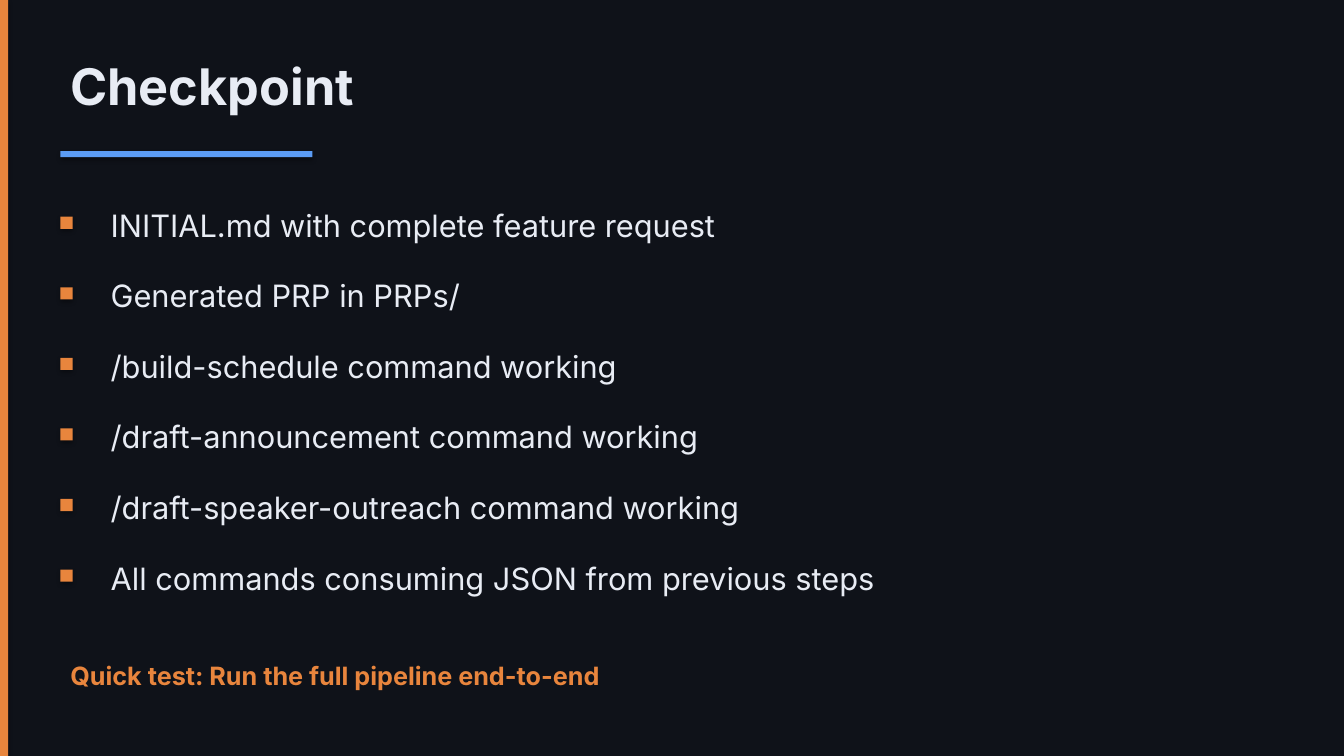
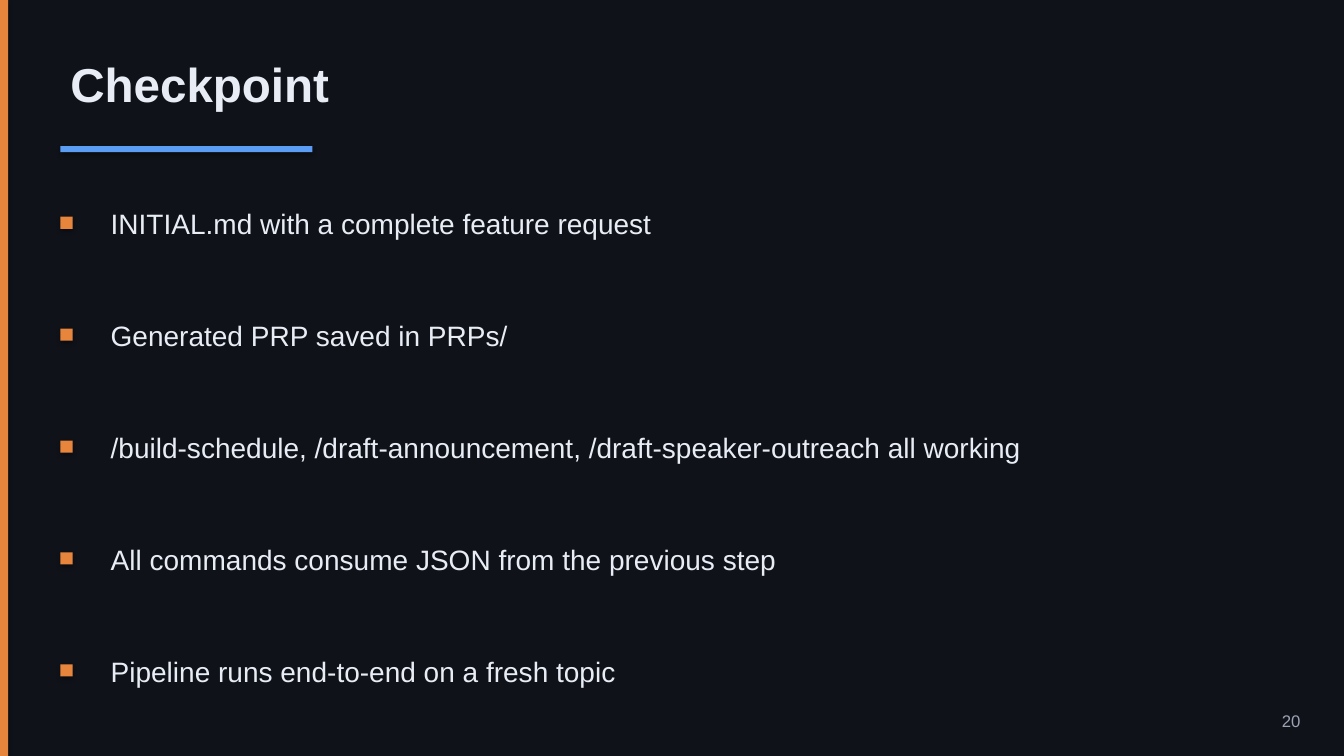
Before and after one commit to nickyeager/tucson-claude-code-meetup, a slide deck: slide 20 of slides/session-2-context-engineering.pptx. Drawn at 1344x756 pixels with LibreOffice and Linux fonts; fonts in the diff are those of the drawing. Boxes give left, top, right and bottom in pixels: in the first picture for what was removed or moved away, otherwise in the second. Text is boxed around its words. In the diff, an @@ line names an element or a change of style, - is before the commit and + after.

```diff
--- a/slides/session-2-context-engineering.pptx
+++ b/slides/session-2-context-engineering.pptx
@@ text "Checkpoint" at [70, 67, 329, 112]: size 36 to 34 pt, font Inter to Arial @@
@@ rectangle: place and size @@
-rectangle at [60, 151, 313, 157]
+rectangle at [60, 146, 313, 152]
@@ text at [111, 213, 651, 239]: text changed; size 22 to 20 pt; font Inter to Arial @@
-INITIAL.md with complete feature request
+INITIAL.md with a complete feature request
@@ rectangle: place and size @@
-rectangle at [60, 287, 73, 299]
+rectangle at [60, 329, 73, 341]
@@ text at [111, 325, 507, 347]: text changed; size 22 to 20 pt; font Inter to Arial @@
-Generated PRP in PRPs/
+Generated PRP saved in PRPs/
@@ rectangle: place and size @@
-rectangle at [60, 358, 73, 370]
+rectangle at [60, 441, 73, 453]
@@ text at [111, 437, 1021, 463]: text changed; size 22 to 20 pt; font Inter to Arial @@
-/build-schedule command working
+/build-schedule, /draft-announcement, /draft-speaker-outreach all working
@@ text removed at [111, 424, 698, 455] @@
-/draft-announcement command working
@@ text removed at [111, 495, 739, 526] @@
-/draft-speaker-outreach command working
@@ rectangle: place and size @@
-rectangle at [60, 429, 73, 441]
+rectangle at [60, 553, 73, 565]
@@ text at [111, 549, 776, 575]: text changed; size 22 to 20 pt; font Inter to Arial @@
-All commands consuming JSON from previous steps
+All commands consume JSON from the previous step
@@ rectangle removed at [60, 570, 73, 582] @@
@@ rectangle: place and size @@
-rectangle at [60, 499, 73, 511]
+rectangle at [60, 664, 73, 677]
@@ text at [111, 661, 615, 687]: text changed; size 18 to 20 pt; font Inter to Arial; text colour #E8853D to #E8ECF4; bold off @@
-Quick test: Run the full pipeline end-to-end
+Pipeline runs end-to-end on a fresh topic
@@ text added at [1282, 715, 1301, 727], 12 pt, text #9CA3B4 @@
+20
```
Also in this commit, not shown: 17 other slides changed, 4 slides added, 4 slides removed, 4 other files.
